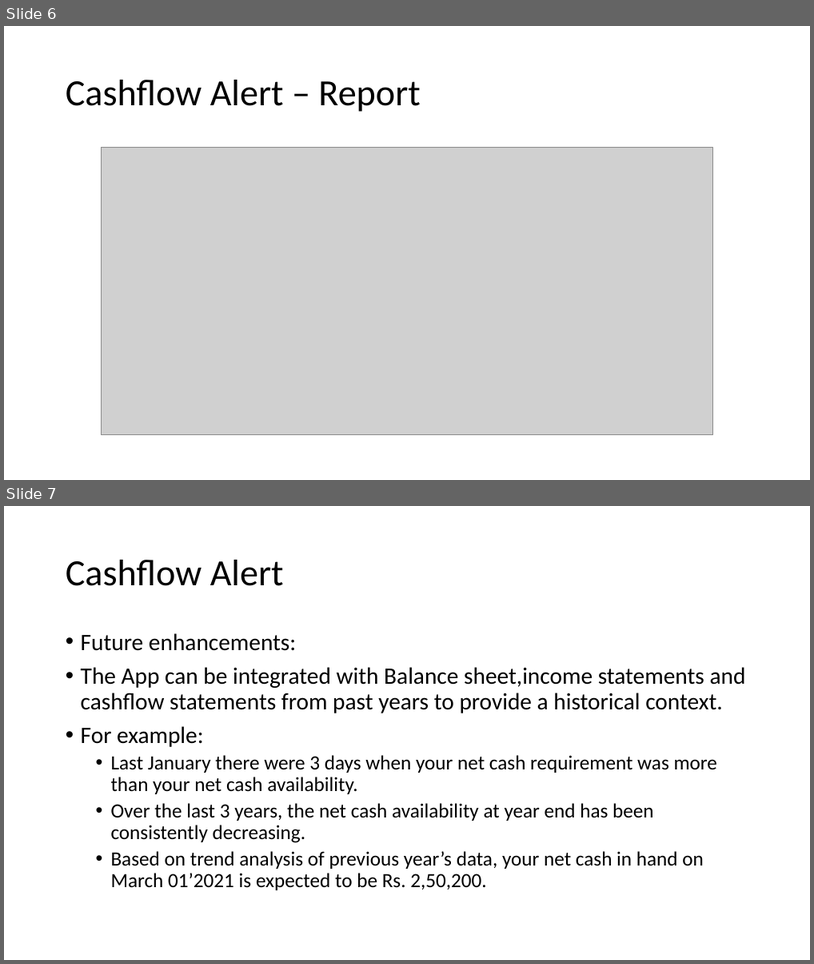
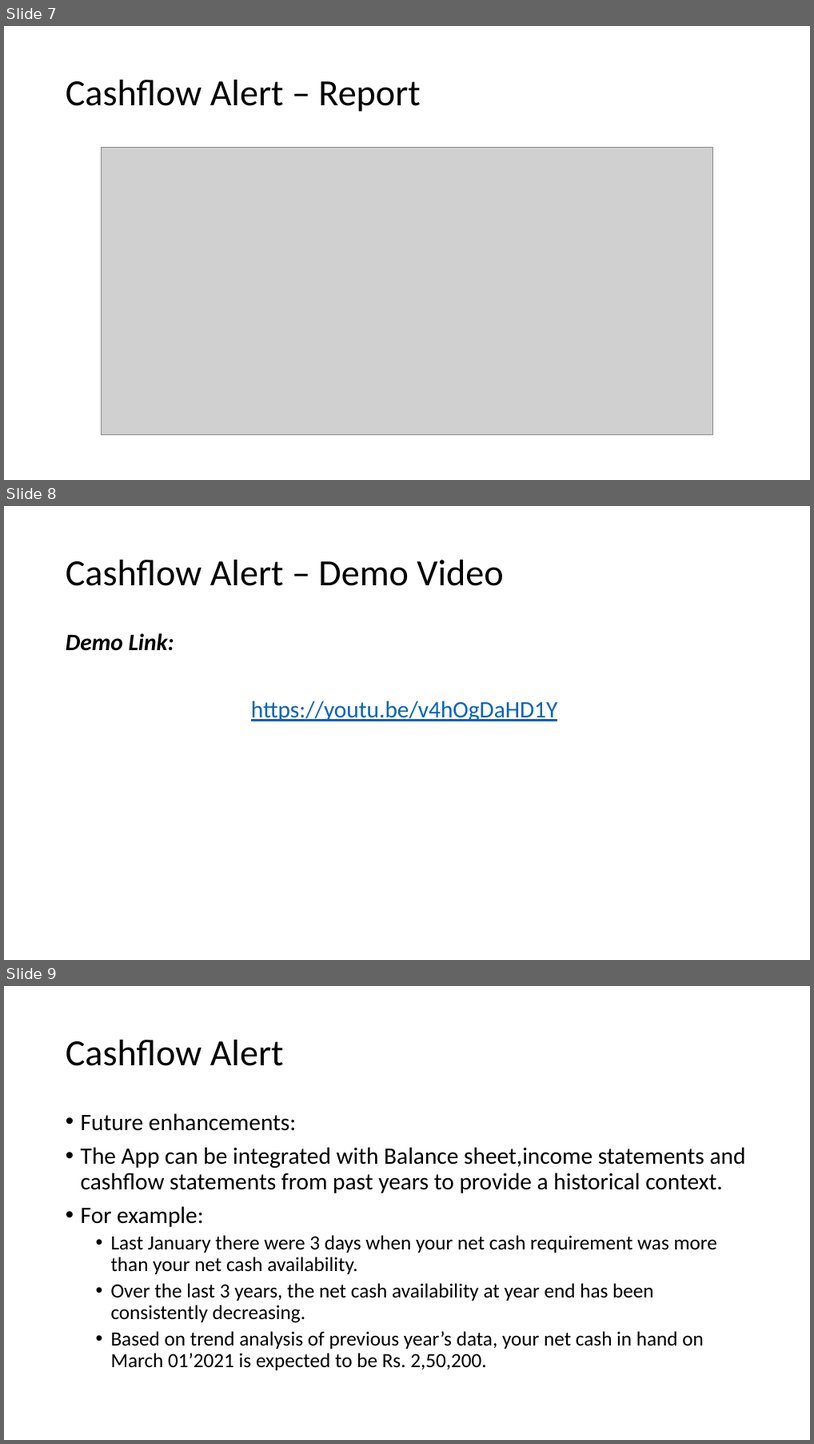
Before and after one commit to solfinder/intuit, a slide deck: IntuitCodathon.pptx. Shown one above the other, each under a label of ours: slides 6 and 7 before the commit, slides 7, 8 and 9 after it. The pictures are 814x964 and 814x1444 pixels, drawn with LibreOffice and Linux fonts; fonts in the diff are those of the drawing; grey boxes stand for pictures. Boxes give left, top, right and bottom in pixels: in the first picture for what was removed or moved away, otherwise in the second. Text is boxed around its words. In the diff, an @@ line names an element or a change of style, - is before the commit and + after.

```diff
--- a/IntuitCodathon.pptx
+++ b/IntuitCodathon.pptx
@@ slide 8 added at [4,506,810,960], background #FFFFFF @@
@@ title added at [66,560,503,586], 44 pt, text #000000 @@
+Cashflow Alert – Demo Video
@@ text added at [66,633,558,721], 28 pt, text #0563C1, underline @@
+Demo Link:
+https://youtu.be/v4hOgDaHD1Y
@@ what was slide 6 is now slide 7 @@
@@ what was slide 7 is now slide 9 @@
```
Also in this commit, not shown: 1 slide changed, 1 other slide added.
